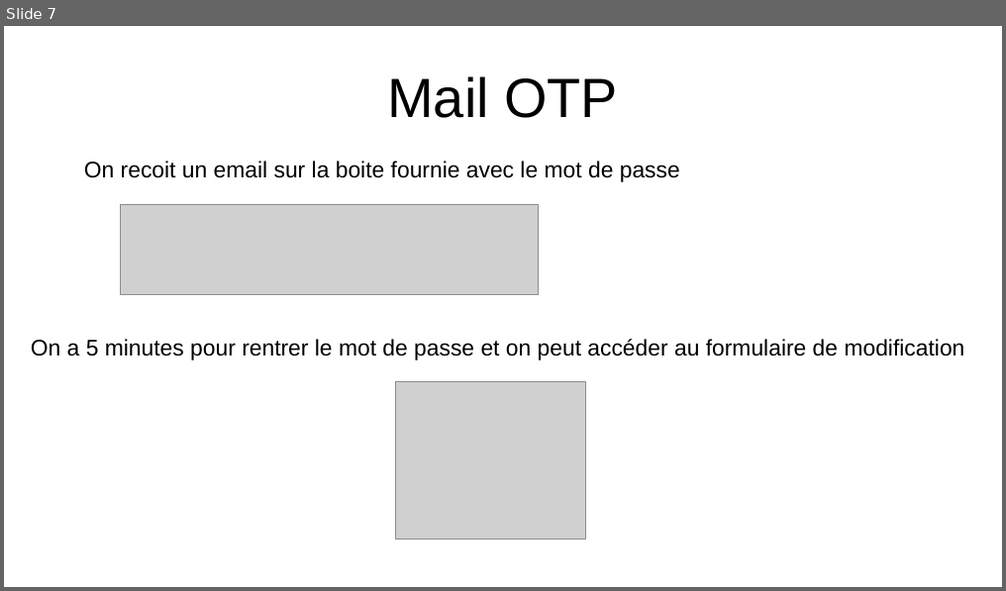
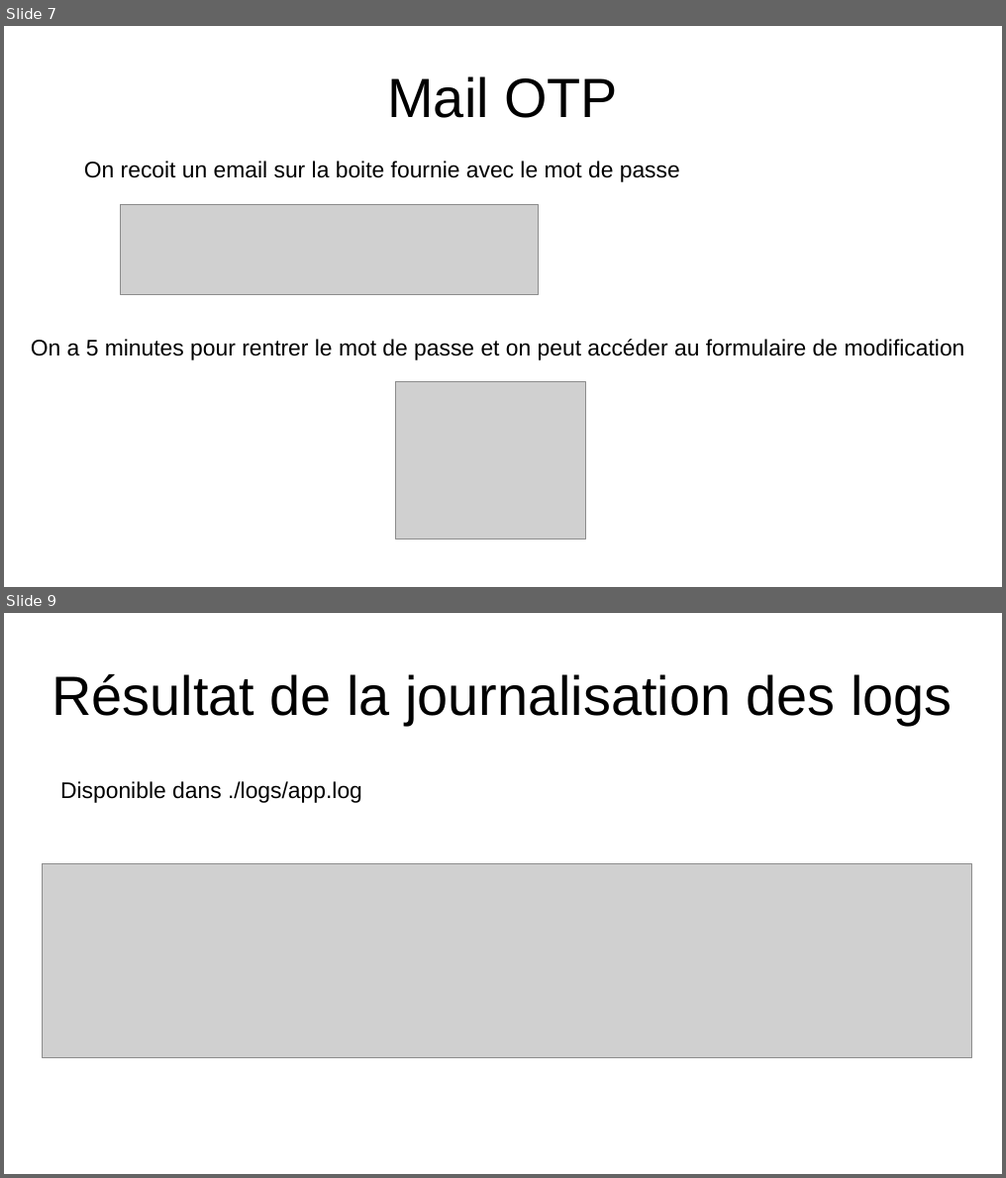
Before and after one commit to RaphaelGuarim/SECU, a slide deck: compte_rendu.odp. Shown one above the other, each under a label of ours: slide 7 before the commit, slides 7 and 9 after it; the slides between them are not shown. The pictures are 1006x591 and 1006x1178 pixels, drawn with LibreOffice and Linux fonts; fonts in the diff are those of the drawing; grey boxes stand for pictures. Boxes give left, top, right and bottom in pixels: in the first picture for what was removed or moved away, otherwise in the second. Text is boxed around its words. In the diff, an @@ line names an element or a change of style, - is before the commit and + after.

Commit message:
logs sécurisés + présentation

```diff
--- a/compte_rendu.odp
+++ b/compte_rendu.odp
@@ slide 9 added at bbox=[4, 613, 1002, 1174], background #FFFFFF @@
@@ text added at bbox=[52, 674, 951, 725], 44 pt, text #000000 @@
+Résultat de la journalisation des logs
@@ text added at bbox=[60, 781, 362, 803], 18 pt, text #000000 @@
+Disponible dans ./logs/app.log
@@ picture added at bbox=[42, 863, 972, 1058] @@
```
Also in this commit, not shown: 3 other slides added, 2 other files.
